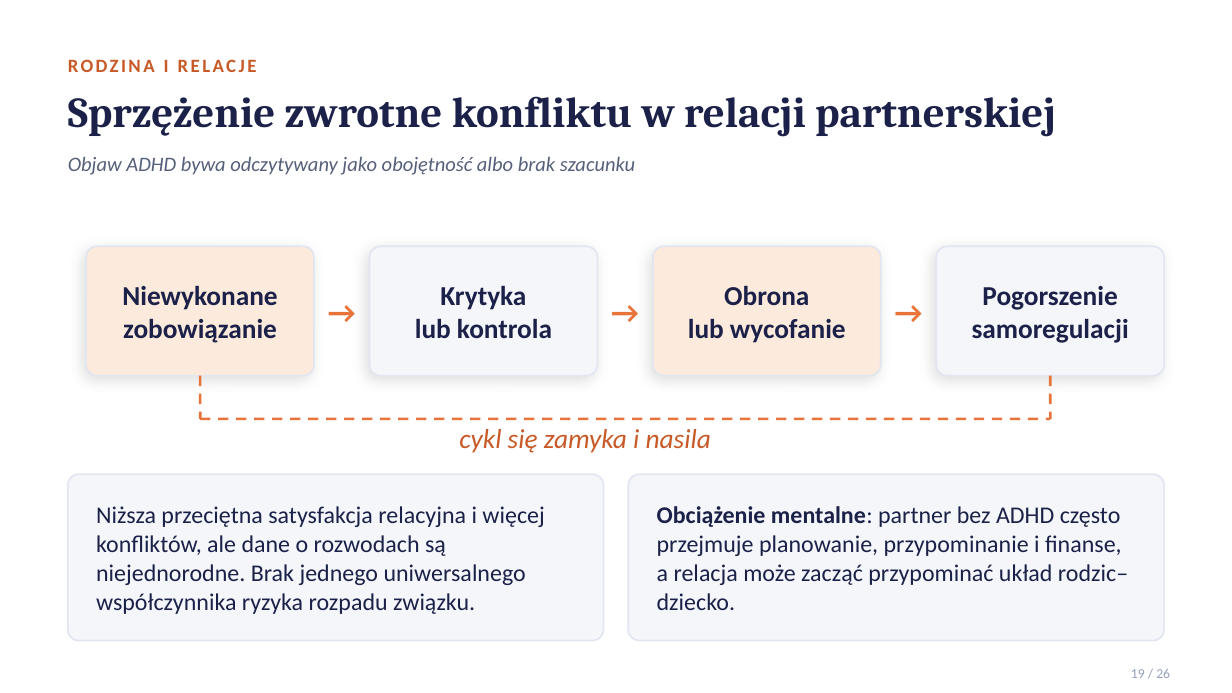
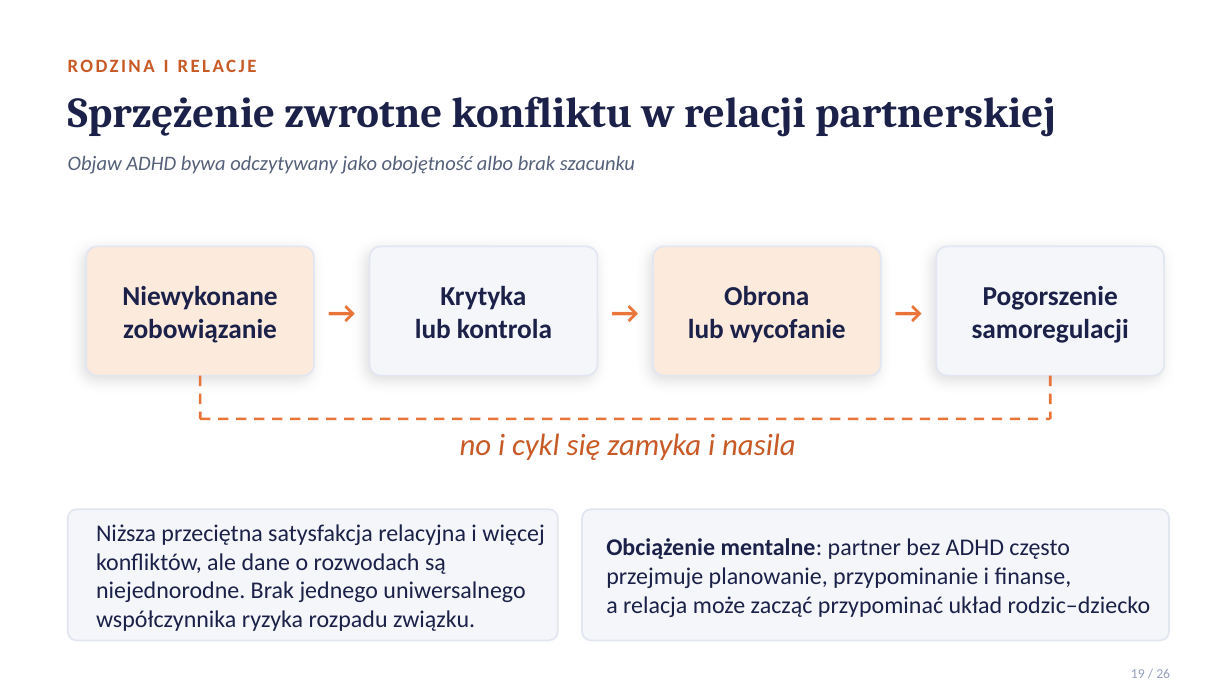
Before and after one commit to MatPomGit/NeuroHub, a slide deck: slide 19 of pages/files/adhd_prezentacja.pptx. Drawn at 1232x693 pixels with LibreOffice and Linux fonts; fonts in the diff are those of the drawing. Boxes give left, top, right and bottom in pixels: in the first picture for what was removed or moved away, otherwise in the second. Text is boxed around its words. In the diff, an @@ line names an element or a change of style, - is before the commit and + after.

```diff
--- a/pages/files/adhd_prezentacja.pptx
+++ b/pages/files/adhd_prezentacja.pptx
@@ text at [460, 433, 796, 460]: text changed; size 16 to 18 pt @@
-cykl się zamyka i nasila
+no i cykl się zamyka i nasila
@@ rounded rectangle: place and size @@
-rounded rectangle at [68, 474, 604, 641]
+rounded rectangle at [68, 509, 558, 641]
@@ text "Niższa przeciętna satysfakcja relacyjna i ...": place and size @@
-text "Niższa przeciętna satysfakcja relacyjna i ..." at [96, 506, 544, 614]
+text "Niższa przeciętna satysfakcja relacyjna i ..." at [96, 524, 544, 631]
@@ rounded rectangle: place and size @@
-rounded rectangle at [628, 474, 1164, 641]
+rounded rectangle at [582, 509, 1168, 641]
@@ text at [606, 538, 1151, 617]: text changed @@
-Obciążenie mentalne: partner bez ADHD często przejmuje planowanie, przypominanie i finanse, a relacja może zacząć przypominać układ rodzic–dziecko.
+Obciążenie mentalne: partner bez ADHD często przejmuje planowanie, przypominanie i finanse,
+a relacja może zacząć przypominać układ rodzic–dziecko
```
Also in this commit, not shown: 13 other slides changed, 1 other file.
